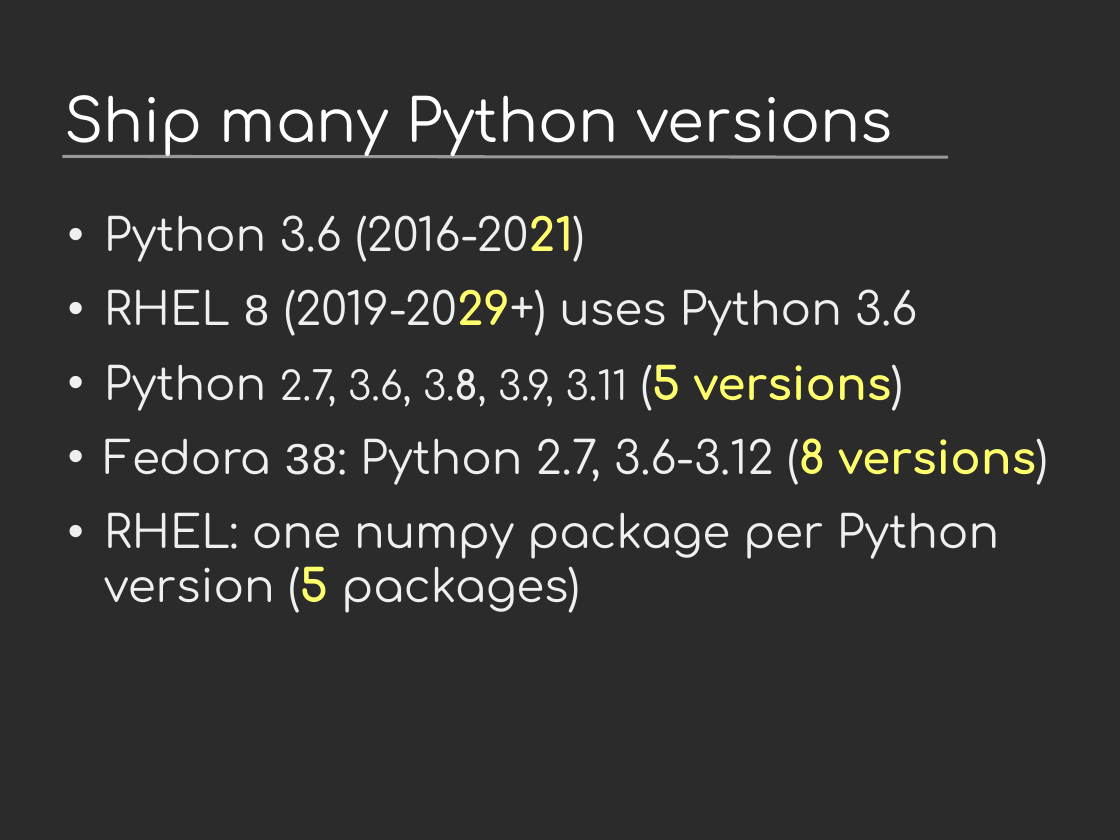
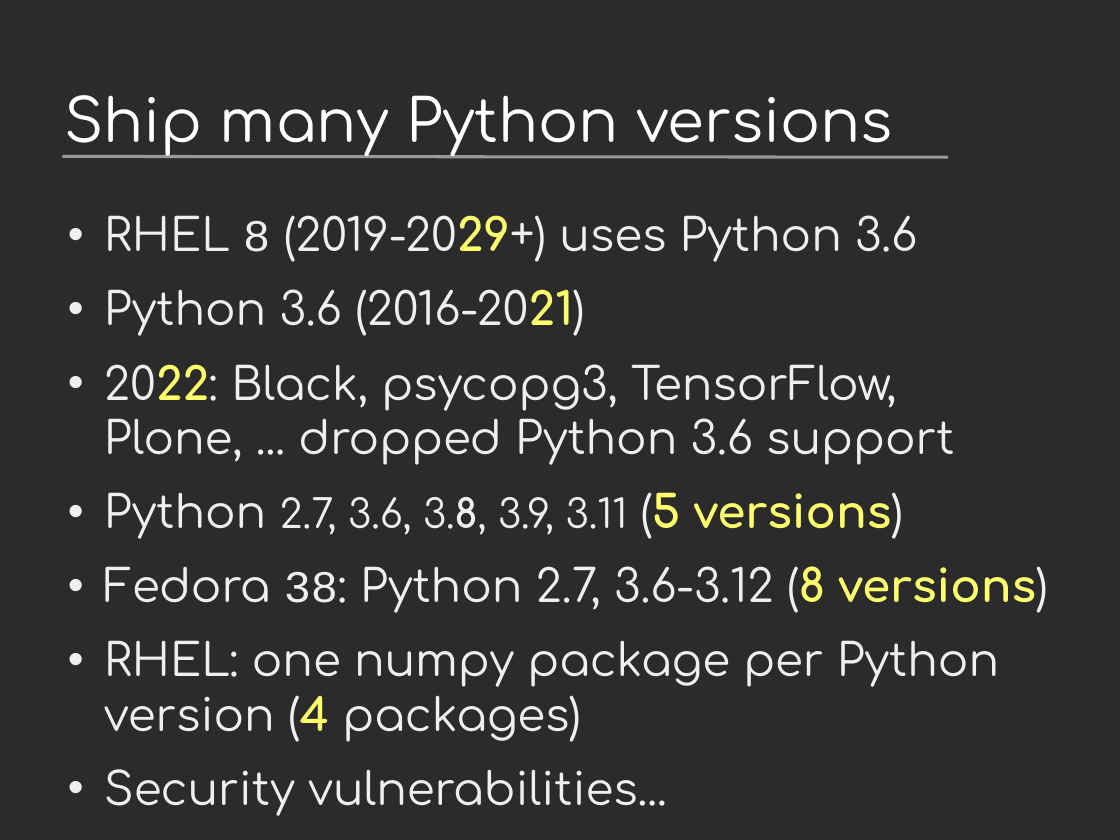
Before and after one commit to vstinner/talks, a slide deck: slide 7 of 2023-CoreDevSprint-Brno/c-api.odp. Drawn at 1120x840 pixels with LibreOffice and Linux fonts; fonts in the diff are those of the drawing; background and template pictures are left out; a plain dark background stands for a picture behind light text. Boxes give left, top, right and bottom in pixels: in the first picture for what was removed or moved away, otherwise in the second. Text is boxed around its words. In the diff, an @@ line names an element or a change of style, - is before the commit and + after.

```diff
--- a/2023-CoreDevSprint-Brno/c-api.odp
+++ b/2023-CoreDevSprint-Brno/c-api.odp
@@ text at (104,215,917,262): paragraph added @@
+• RHEL 8 (2019-2029+) uses Python 3.6
@@ text at (104,364,954,464): text changed @@
-• RHEL 8 (2019-2029+) uses Python 3.6
+• 2022: Black, psycopg3, TensorFlow, Plone, ... dropped Python 3.6 support
@@ text at (104,640,999,815): text changed @@
-• RHEL: one numpy package per Python version (5 packages)
+• RHEL: one numpy package per Python version (4 packages)
+• Security vulnerabilities...
```
Also in this commit, not shown: 5 other slides changed, 5 slides added, 1 other file.
